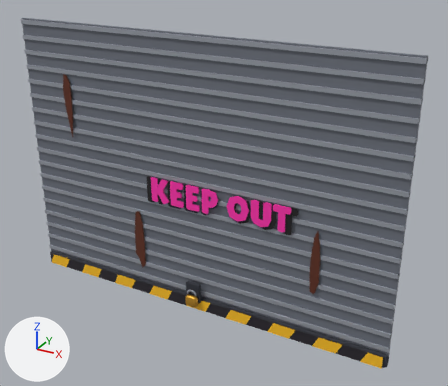
The glTF model art/models/city_gate_shutter_door.glb, before and after one commit.
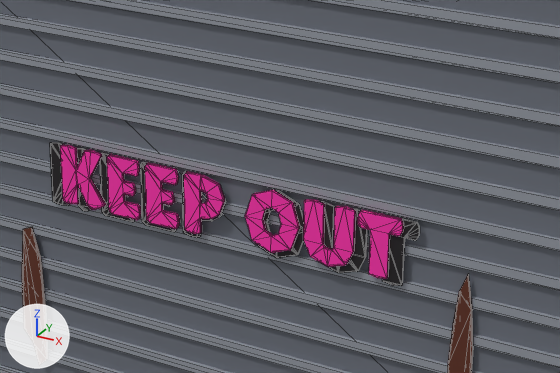
Each version is shown whole from a 50 mm lens placed at (4.33, -7.02, 5.55), pointed at (0.41, 0.11, 1.99), then close up on the part from 28% to 79% of the width and 31% to 70% of the height. Every picture has the same lights, and +X, +Y and +Z are marked at lower left. The first two pictures are the older version. The close-ups show mesh edges as thin lines. Vertices at exactly the same position are counted once.

The older version as bpy lines, for what is in view:
```python
me_leaf = bpy.data.meshes.new('Leaf')
me_leaf.from_pydata(...)  # 1326 vertices, 2404 faces; spans x -3.0..3.0, y -0.22..0.1, z -4.2..0.0
me_leaf.materials.append(mat_citysteel)  # grey #7c818c
me_leaf.materials.append(mat_citysteellight)  # grey #a9aeb8
me_leaf.materials.append(mat_citysteeldark)  # dark grey #3c3f48
me_leaf.materials.append(mat_cityhazarddark)  # black #26222a
me_leaf.materials.append(mat_cityhazard)  # yellow #ffc21f
me_leaf.materials.append(mat_citygold)  # orange #e0a83a
me_leaf.materials.append(mat_citypaint_ff2fae)  # pink #ff2fae
me_leaf.materials.append(mat_citypaint_1d1a1d)  # black #1d1a1d
me_leaf.materials.append(mat_citypaint_ffc21f)  # yellow #ffc21f
me_leaf.materials.append(mat_cityrustdark)  # brown #5e2c1a
ob_leaf = bpy.data.objects.new('Leaf', me_leaf)
ob_leaf.location = (0.0, 0.0, 4.2)
```
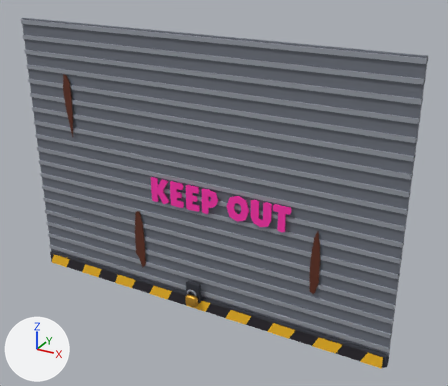
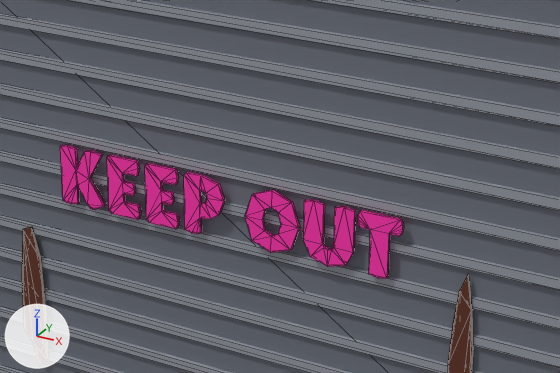
The change in detail:
me_leaf is used by ob_leaf; location (0.0, 0.0, 4.2).
me_leaf had 1326 vertices, 2404 faces and spanned x -3.0..3.0, y -0.22..0.1, z -4.2..0.0.
me_leaf now has 900 vertices, 1584 faces and spans x -3.0..3.0, y -0.22..0.1, z -4.2..0.0.
me_leaf part 1: 9 loose pieces with 320 vertices, spanning x -1.58..1.62, y -0.08..0.08, z -2.54..-1.93, are deleted.
Other edits to the shape of me_leaf do not show in these pictures.
me_leaf no longer uses material mat_citypaint_1d1a1d (black #1d1a1d).

What differs and where, as boxes (x1, y1, x2, y2) in the close-ups (560 x 373 px):
part 1 of me_leaf, deleted
    before: (50, 142, 420, 286)
